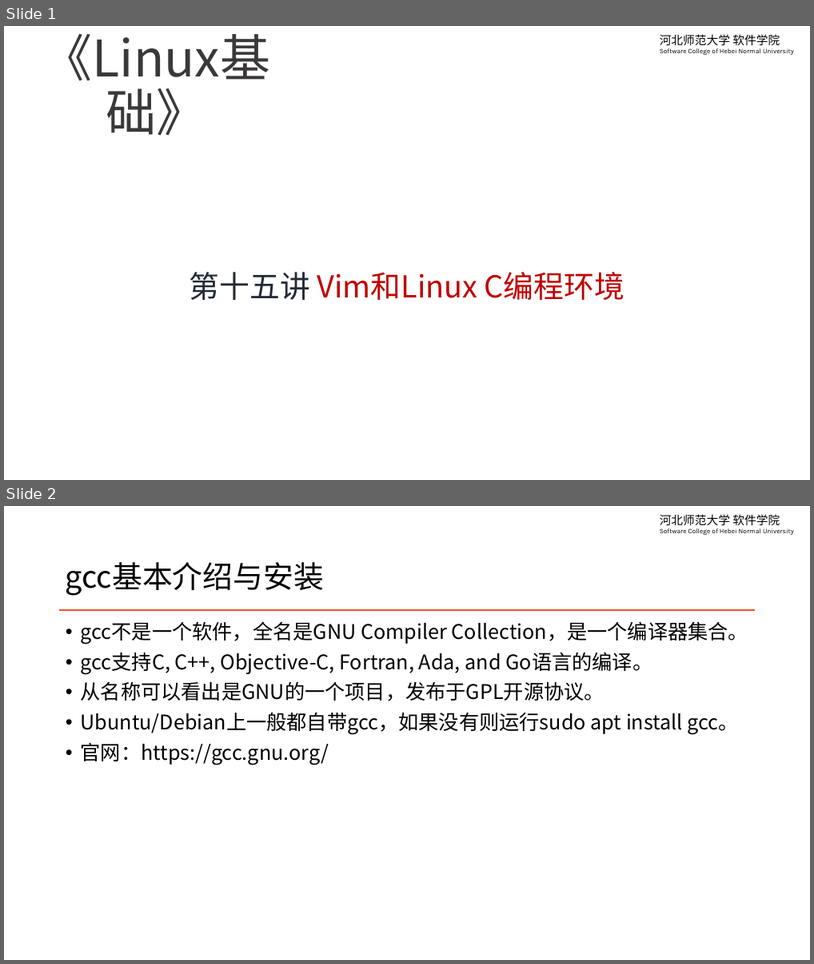
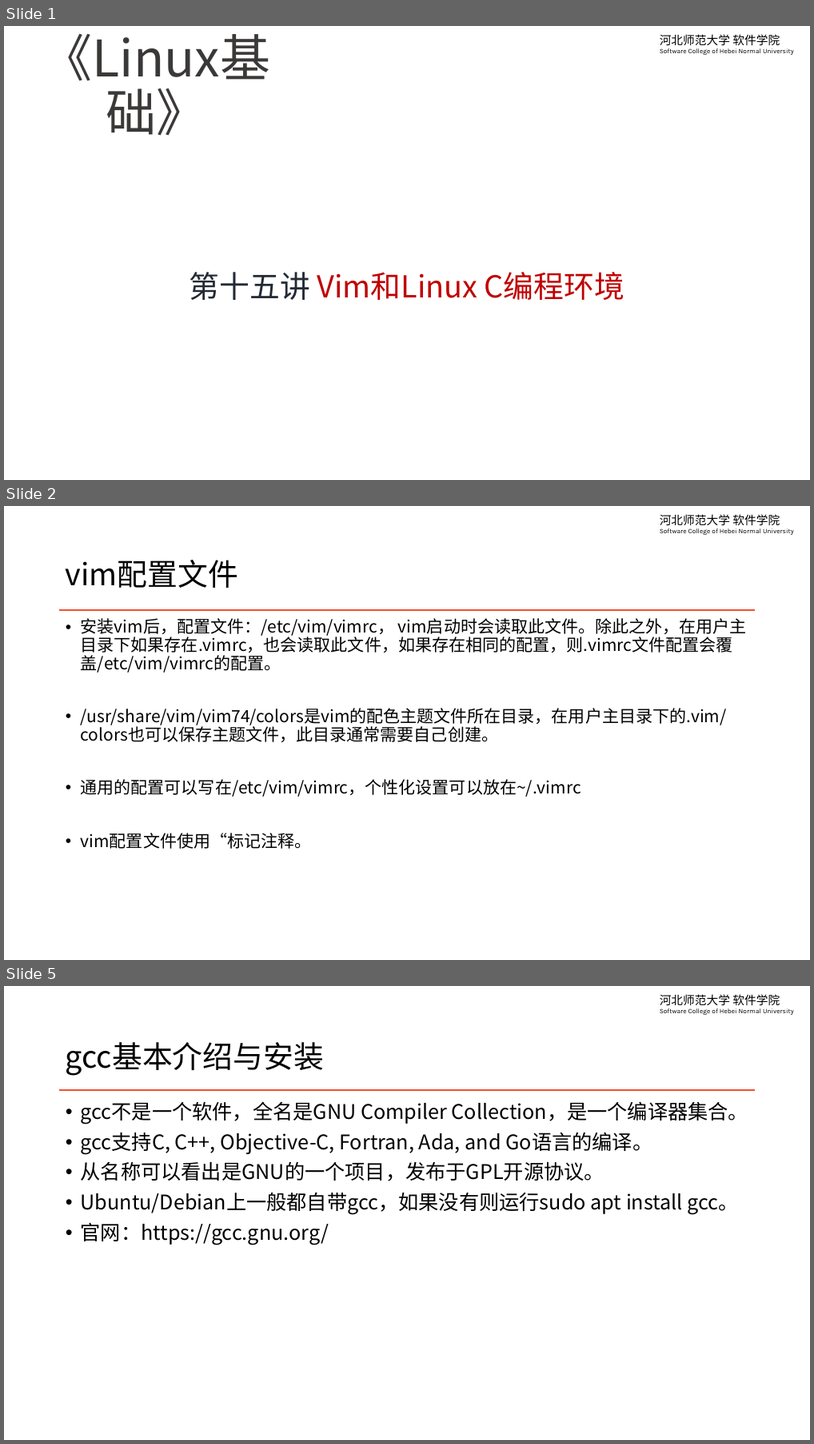
Before and after one commit to edu2act/course-linux-system, a slide deck: materials/slides/ch15-vim-and-linux-c-programming.pptx. Shown one above the other, each under a label of ours: slides 1 and 2 before the commit, slides 1, 2 and 5 after it; the slides between them are not shown. The pictures are 814x964 and 814x1444 pixels, drawn with LibreOffice and Linux fonts; fonts in the diff are those of the drawing; background and template pictures are left out. Boxes give left, top, right and bottom in pixels: in the first picture for what was removed or moved away, otherwise in the second. Text is boxed around its words. In the diff, an @@ line names an element or a change of style, - is before the commit and + after.

```diff
--- a/materials/slides/ch15-vim-and-linux-c-programming.pptx
+++ b/materials/slides/ch15-vim-and-linux-c-programming.pptx
@@ slide 2 added at box(4, 506, 810, 960), background #FFFFFF; not listed: 2 template elements that a slide beside it also shows @@
@@ title added at box(66, 560, 238, 588), 36 pt, text #000000 @@
+vim配置文件
@@ text added at box(81, 618, 747, 848), 20 pt, text #000000 @@
+• 安装vim后，配置文件：/etc/vim/vimrc， vim启动时会读取此文件。除此之外，在用户主目录下如果存在.vimrc，也会读取此文件，如果存在相同的配置，则.vimrc文件配置会覆盖/etc/vim/vimrc的配置。
+• /usr/share/vim/vim74/colors是vim的配色主题文件所在目录，在用户主目录下的.vim/colors也可以保存主题文件，此目录通常需要自己创建。
+• 通用的配置可以写在/etc/vim/vimrc，个性化设置可以放在~/.vimrc
+• vim配置文件使用“标记注释。
@@ what was slide 2 is now slide 5 @@
```
Also in this commit, not shown: 3 slides changed, 2 other slides added, 3 slides removed.
